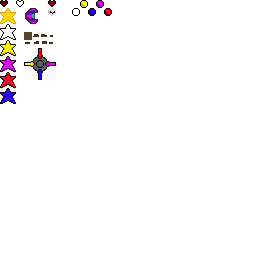
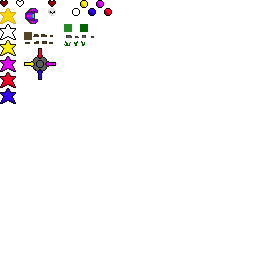
Layers edited between the first and the second 256 x 256 image:
added group "ground_grass" with 8 layers above "skull" over [64,24,94,46]
added layer "grass_2" in group "ground_grass" over [74,41,85,46]
added layer "grass_1" in group "ground_grass" over [64,41,71,46]
added layer "stone_1" in group "ground_grass" over [66,35,72,38]
added layer "forest_green" in group "ground_grass" over [64,24,72,32]
added layer "dark_green" in group "ground_grass" over [80,24,88,32]
